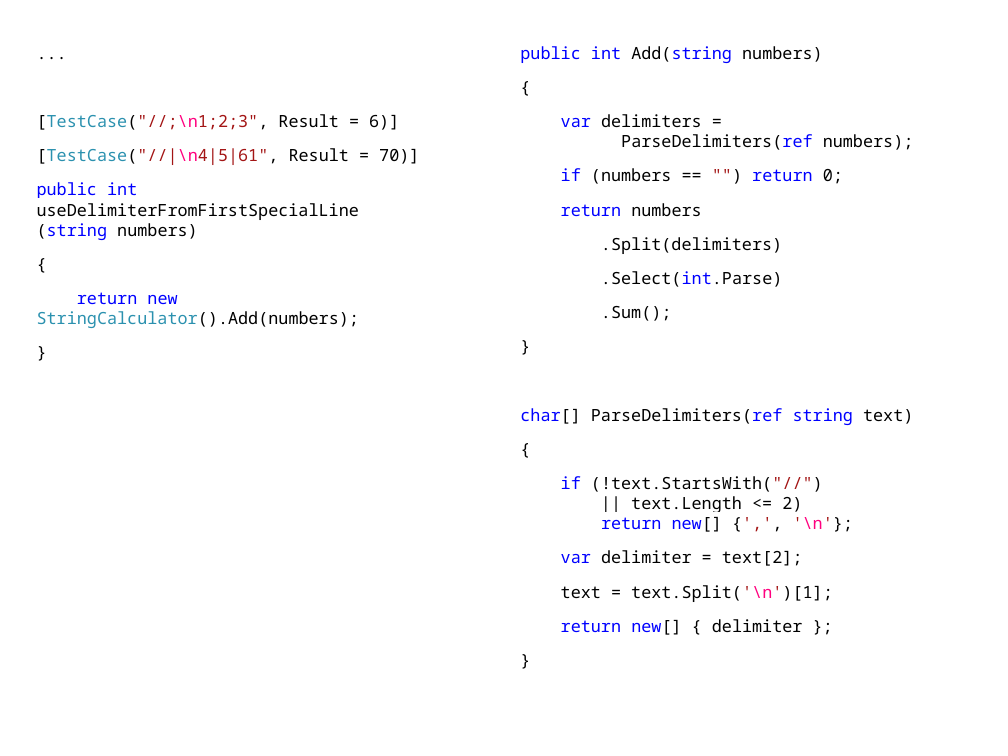
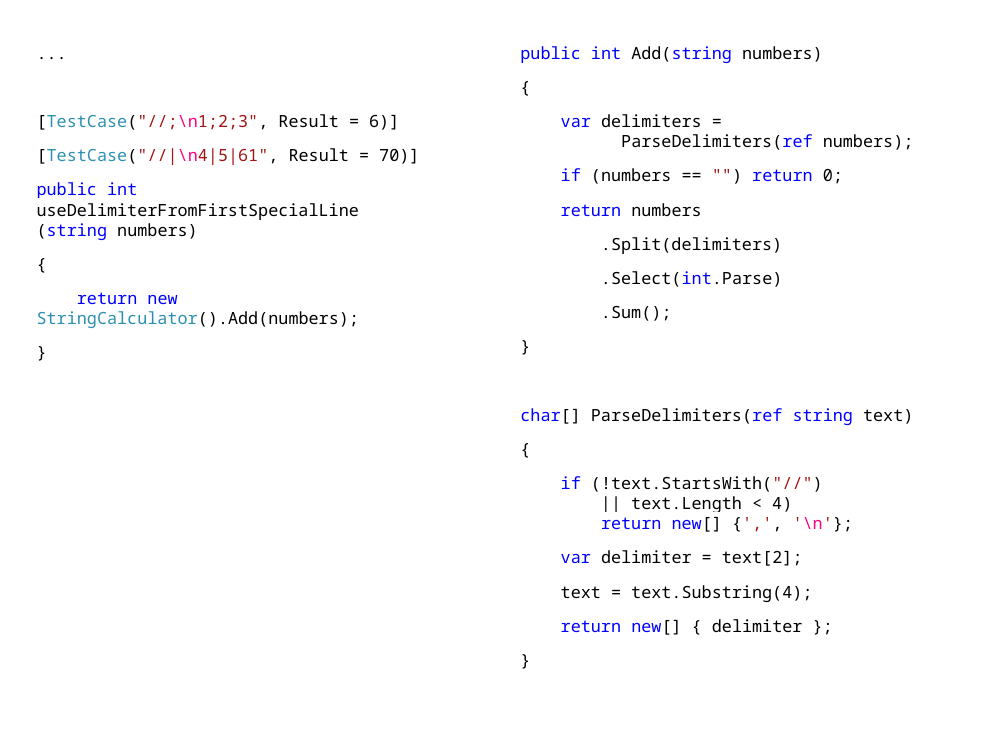
Before and after one commit to xoposhiy/testing-course, a slide deck: slide 14 of Tdd/StringCalculator Kata.pptx. Drawn at 1008x756 pixels with LibreOffice and Linux fonts; fonts in the diff are those of the drawing. Boxes give left, top, right and bottom in pixels: in the first picture for what was removed or moved away, otherwise in the second. Text is boxed around its words. In the diff, an @@ line names an element or a change of style, - is before the commit and + after.

```diff
--- a/Tdd/StringCalculator Kata.pptx
+++ b/Tdd/StringCalculator Kata.pptx
@@ text at box(561, 476, 853, 532): text changed @@
-if (!text.StartsWith("//")
-|| text.Length <= 2)
-return new[] {',', '\n'};
+if (!text.StartsWith("//")
+|| text.Length < 4)
+return new[] {',', '\n'};
@@ text at box(561, 585, 812, 602): text changed @@
-text = text.Split('\n')[1];
+text = text.Substring(4);
```
Also in this commit, not shown: 1 other slide changed, 2 other files.
